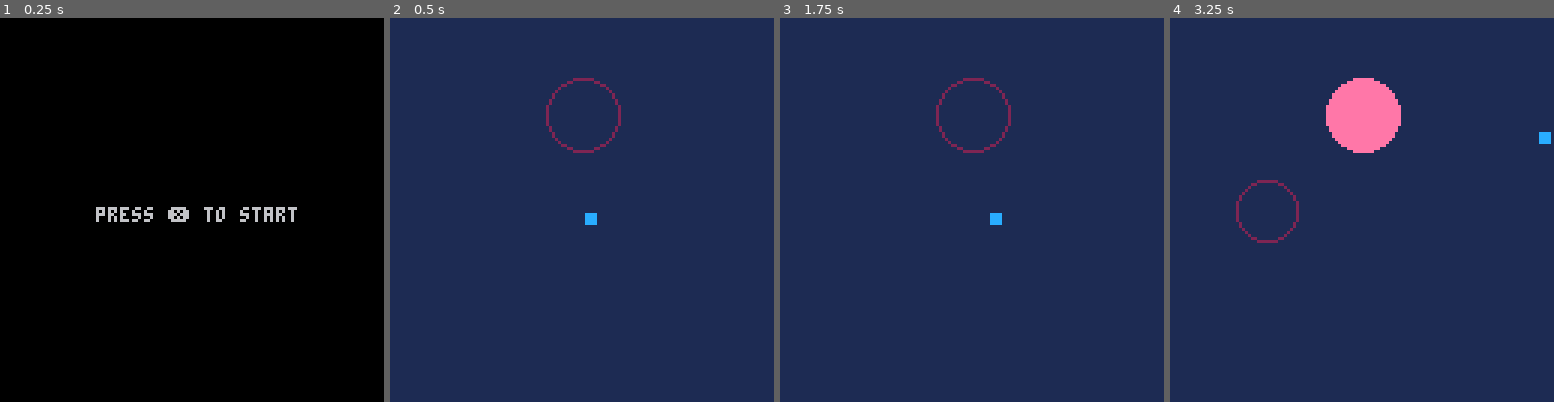
Above: before the commit, frames 1-4 (left to right).
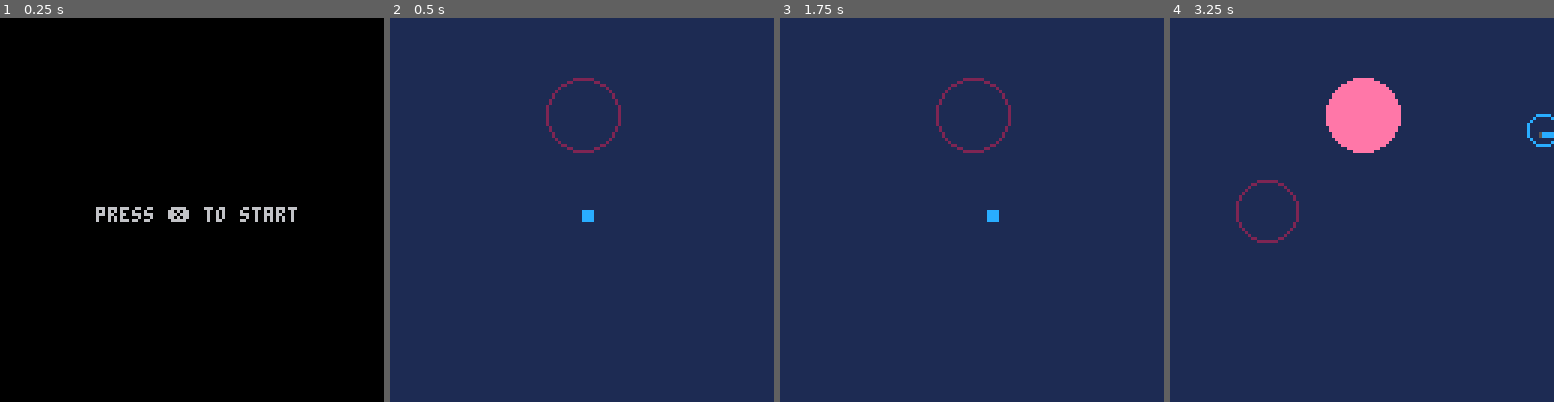
Above: after the commit, the same moments.

Repository: kastlev/tiny-shapes-and-beats
Game: PICO-8 cartridge tiny_beats_and_shapes.p8
Same seed, same stepped clock (60 frames per second), same inputs: the game is played once before the commit and once after it.
Inputs:
- Up to frame 1 (0.25 s): no input
- Up to frame 2 (0.5 s): tap X (X key) at 0.33 s
- Up to frame 3 (1.75 s): tap O (Z key) at 0.7, 1.7 s; tap X (X key) at 1.07 s; hold Right from 1.6 s (still down)
- Up to frame 4 (3.25 s): tap X (X key) at 1.85, 2.97 s; release Right at 2.1 s; tap O (Z key) at 2.1, 2.5, 2.9 s; hold Up 2.15-2.42 s; hold Right 2.47-3.03 s; hold Left from 3.08 s (still down)

Frame 1 is identical in both runs. In frame 2, less than 0.1% of the frame differs, in the area x 50-54%, y 50-54%; in frame 3, less than 0.1%; in frame 4, 0.2%, in the area x 92-100%, y 25-34%.

Commit message:
improves player feel

Diff:
--- a/src/enemies.lua
+++ b/src/enemies.lua
@@ -7,8 +7,18 @@
     [EK_CIRCLE] = { draw = function(e) circfill(e.x, e.y, e.tam, e.color) end },
     [EK_RING] = { draw = function(e) circ(e.x, e.y, e.tam, e.color) end },
     [EK_SQUARE] = { draw = function(e) rectfill(e.x - e.tam, e.y - e.tam, e.x + e.tam, e.y + e.tam, e.color) end },
-    [EK_LINE] = { draw = function(e) rectfill(e.x - e.len / 2, e.y - e.tam, e.x + e.len / 2, e.y + e.tam, e.color) end },
-    [EK_WARN] = { draw = function(e) circ(e.x, e.y, e.tam, C_DARK_PINK) end },
+    [EK_LINE] = {
+        draw = function(e)
+            local dx = cos(e.ang) * e.len
+            local dy = sin(e.ang) * e.len
+            local x2, y2 = e.x + dx, e.y + dy
+
+            local px, py = -sin(e.ang), cos(e.ang)
+            for t = -e.tam, e.tam do
+                line(e.x + px * t, e.y + py * t, x2 + px * t, y2 + py * t, e.color)
+            end
+        end
+    }, [EK_WARN] = { draw = function(e) circ(e.x, e.y, e.tam, e.color) end },
     [EK_BULLET] = { draw = function(e) pset(e.x, e.y, e.color) end }
 }
 
@@ -20,29 +30,33 @@
 function spawn_enemy(kind, x, y, params)
     params = params or {}
 
+    -- 'max_tam' se acepta como alias de tamaño estático cuando no hay grow
+    local size_alias = params.size or params.max_tam
+
     local e = {
         kind = kind,
 
         x = x,
         y = y,
 
-        tam = params.start_size or params.size or 2,
-        max_tam = params.end_size or params.size or 12,
+        tam = params.start_size or size_alias or 2,
+        max_tam = params.end_size or size_alias or 12,
 
         grow = params.grow or false,
+        growth_rate = params.growth_rate or 0.2,
+        duration_frames = params.duration_frames or 30,
+        color = params.color or C_PINK,
 
-        growth_rate = params.growth_rate or 0.2,
-
-        duration_frames = params.duration_frames or 30,
-
-        color = params.color or C_PINK,
+        -- linea / laser
+        len = params.len or 8,
+        ang = params.ang or 0,
+        ang_vel = params.ang_vel or 0,
 
         age = 0,
         alive = true
     }
 
     add(enemies, e)
-
     return e
 end
 
@@ -54,13 +68,17 @@
         if e.vx then e.x += e.vx end
         if e.vy then e.y += e.vy end
 
+        -- rotacion (laser / barra giratoria)
+        if e.ang_vel and e.ang_vel != 0 then
+            e.ang += e.ang_vel
+        end
+
         -- crecimiento
         if e.grow then
             e.tam = min(
                 e.max_tam,
                 e.tam + e.growth_rate
             )
-
         end
         -- muerte por tiempo o por salir de pantalla
         local out = e.x < -8 or e.x > 136 or e.y < -8 or e.y > 136
--- a/src/enums.lua
+++ b/src/enums.lua
@@ -1,10 +1,3 @@
--- ============================
--- enums / named constants
--- pico-8 no tiene un tipo enum real,
--- usamos tablas de constantes con nombre
--- en vez de strings/numeros magicos
--- ============================
-
 -- enemy shape kinds (keys into enemy_types)
 EK_CIRCLE = "circle"
 EK_RING = "ring"
@@ -33,5 +26,17 @@
 
 --  dash parameters
 DASH_EXPLOSION_RADIUS = 6
-DASH_REMAP_FROM = C_DARK_BLUE -- color 1, se remapea durante el dash diagonal
-DASH_REMAP_TO = C_BLUE -- color 12
+DASH_TRAIL_COLOR = 5
+DASH_TRAIL_OFFSET = 1
+
+-- combat / feedback params
+HITSTOP_FRAMES = 2
+SHAKE_DURATION = 8
+SHAKE_MAGNITUDE = 2
+
+function trigger_hit_juice()
+	hitstop_timer = HITSTOP_FRAMES
+	shake_timer = SHAKE_DURATION
+	p.flash_damage_timer = p.flash_damage_timer_max
+	sfx(1)
+end
--- a/src/levels.lua
+++ b/src/levels.lua
@@ -19,7 +19,6 @@
   wait_frames(30)
 end
 function level_1()
-
   -- =========================
   -- INTRO: lectura del jugador
   -- =========================
@@ -82,5 +81,5 @@
   spawn_warned_circle(64, 64, 35, { max_tam = 16, grow = false })
 
   wait_for_clear()
-
+  spawn_warned_laser(64, 64, 30, { ang = 0.25, ang_vel = 0.01, duration_frames = 90, len = 90 })
 end
--- a/src/main.lua
+++ b/src/main.lua
@@ -1,48 +1,20 @@
--- ============================
--- init
--- ============================
+-- tiny beats and shapes (an just shapes and beats demake)
+-- by Frank C.
+
 function _init()
-	-- start in the menu
+	-- scene management
 	_update = menu_update
 	_draw = menu_draw
 
-	-- player
-	p = {
-		hp = 4,
-		-- position and movement
-		x = 63,
-		y = 63,
-		acc = 0.9,
-		friction = 0.8,
-		dx = 0,
-		dy = 0,
-		max_dx = 2.5,
-		max_dy = 2.5,
-		-- sprite and drawing
-		sp = 0, -- sprite index
-		flip_x = false,
-		flip_y = false,
-		scl_x = 1,
-		scl_y = 1,
-		w = 4,
-		h = 4,
-		-- dash
-		dash_timer_max = 8,
-		dash_timer = 0,
-		dash_force_max = 4,
-		dash_force = 0,
-		dash_cooldown_max = 20,
-		dash_cooldown_timer = 0,
-		dash_explosion_x = 0,
-		dash_explosion_y = 0,
-		-- state
-		is_diagonal = false,
-		is_dashing = false,
-		is_invulnerable = false,
-		is_stunned = false,
-		is_dead = false
-	}
+	-- init
+	player_init()
 
+	-- timers
+	hitstop_timer = 0
+	shake_timer = 0
+
+	-- level
+	bg_color = C_DARK_BLUE
 	start_pattern(level_1)
 end
 -- ============================
@@ -56,6 +28,11 @@
 end
 
 function game_update()
+	if hitstop_timer > 0 then
+		hitstop_timer -= 1
+		return
+	end
+
 	player_update()
 	update_enemies()
 	update_patterns()
@@ -69,15 +46,62 @@
 	local msg = "press ❎ to start"
 	print(msg, 64 - (#msg * 2), 63)
 end
--- pico-8 default palette, named
 
 function game_draw()
-	cls(C_DARK_BLUE)
+	if shake_timer > 0 then
+		camera(rnd(SHAKE_MAGNITUDE * 2) - SHAKE_MAGNITUDE, rnd(SHAKE_MAGNITUDE * 2) - SHAKE_MAGNITUDE)
+		shake_timer -= 1
+	else
+		camera(0, 0)
+	end
+
+	if p.flash_damage_timer > 0 then
+		pal(C_BLACK, C_BLACK + 128,1)
+		pal(C_DARK_BLUE, C_DARK_BLUE + 128,1)
+		pal(C_DARK_PINK, C_DARK_PINK + 128,1)
+		pal(C_DARK_GREEN, C_DARK_GREEN + 128,1)
+		pal(C_BROWN, C_BROWN + 128,1)
+		pal(C_DARK_GRAY, C_DARK_GRAY + 128,1)
+		pal(C_LIGHT_GRAY, C_LIGHT_GRAY + 128,1)
+		pal(C_WHITE, C_WHITE + 128,1)
+		pal(C_RED, C_RED + 128,1)
+		pal(C_ORANGE, C_ORANGE + 128,1)
+		pal(C_YELLOW, C_YELLOW + 128,1)
+		pal(C_GREEN, C_GREEN + 128,1)
+		pal(C_BLUE, C_BLUE + 128,1)
+		pal(C_LAVENDER, C_LAVENDER + 128,1)
+		pal(C_PINK, C_RED + 128,1)
+		pal(C_PEACH, C_PEACH + 128,1)
+		-- pal({[0]=128,129,130,131,132,133,134,135,136,137,138,139,140,141,142,143}, 1)
+	else
+		pal()
+	end
+
+	-- flash damage background color
+	if p.flash_damage_timer > 0 then
+		if p.flash_damage_timer_max - p.flash_damage_timer >= 0 then
+			bg_color = C_DARK_PINK
+		end
+		if p.flash_damage_timer_max - p.flash_damage_timer >= 4 then
+			bg_color = C_LAVENDER
+		end
+	else
+		bg_color = C_DARK_BLUE
+	end
+
+	cls(bg_color)
+	draw_enemies()
 	player_draw()
-	draw_enemies()
 
-	-- assume light blue is color 12, pink is color 14
-	if pget(p.x + p.w / 2, p.y + p.h / 2) == C_PINK then
-		print("pink collision!")
+	-- debug: check for pink collision
+	local offset = 1
+	local px, py = flr(p.x), flr(p.y)
+	local hit_left = pget(px - offset, py + p.h / 2) == C_PINK
+	local hit_right = pget(px + p.w + offset, py + p.h / 2) == C_PINK
+	local hit_top = pget(px + p.w / 2, py - offset) == C_PINK
+	local hit_bot = pget(px + p.w / 2, py + p.h + offset) == C_PINK
+
+	if hit_left or hit_right or hit_top or hit_bot then
+		print("pink collision! l:" .. (hit_left and 1 or 0) .. " r:" .. (hit_right and 1 or 0) .. " t:" .. (hit_top and 1 or 0) .. " b:" .. (hit_bot and 1 or 0), 0, 0, C_WHITE)
 	end
 end
--- a/src/patterns.lua
+++ b/src/patterns.lua
@@ -66,12 +66,13 @@
         growth_rate = max_tam / warn_frames
     end
 
-    local warn = spawn_enemy(EK_WARN,x,y,{
+      local warn = spawn_enemy(EK_WARN,x,y,{
         start_size = grow and 0 or max_tam,
         end_size = max_tam,
         grow = grow,
         growth_rate = growth_rate,
-        duration_frames = warn_frames
+        duration_frames = warn_frames,
+        color = params.warn_color or C_DARK_PINK
     })
 
     wait_for_enemy(warn)
@@ -109,3 +110,26 @@
 
     spawn_burst(x, y, count, params)
 end
+
+function spawn_warned_laser(x, y, warn_frames, params)
+    params = params or {}
+
+    local warn = spawn_enemy(EK_WARN, x, y, {
+        end_size = 8,
+        grow = true,
+        growth_rate = 8 / warn_frames,
+        duration_frames = warn_frames,
+        color = params.warn_color or C_DARK_PINK
+    })
+
+    wait_for_enemy(warn)
+
+    return spawn_enemy(EK_LINE, x, y, {
+        size = params.tam or 1,
+        len = params.len or 100,
+        ang = params.ang or 0,
+        ang_vel = params.ang_vel or 0,
+        duration_frames = params.duration_frames or 60,
+        color = params.color or C_PINK
+    })
+end
--- a/src/player.lua
+++ b/src/player.lua
@@ -1,10 +1,69 @@
--- ============================
--- player update
--- ============================
+function player_init()
+	p = {
+		hp = 4,
+		-- position and movement
+		x = 63,
+		y = 63,
+		input_x = 0,
+		input_y = 0,
+		acc = 0.9,
+		friction = 0.8,
+		dx = 0,
+		dy = 0,
+		max_dx = 2.5,
+		max_dy = 2.5,
+		-- sprite and drawing
+		sp = 0, -- sprite index
+		flip_x = false,
+		flip_y = false,
+		scl_x = 1,
+		scl_y = 1,
+		w = 4,
+		h = 4,
+		-- dash
+		dash_dir_x = 0,
+		dash_dir_y = 0,
+		dash_timer_max = 8,
+		dash_timer = 0,
+		dash_force_max = 4,
+		dash_force = 0,
+		dash_cooldown_max = 16, -- 20 defalult
+		dash_cooldown_timer = 0,
+		dash_explosion_x = 0,
+		dash_explosion_y = 0,
+		dash_buffer_timer = 0,
+		dash_buffer_max = 7,
+		last_input_x = 0,
+		last_input_y = 0,
+		last_input_timer = 0,
+		last_input_max = 5,
+		-- state
+		is_diagonal = false,
+		is_dashing = false,
+		is_invulnerable = false,
+		is_stunned = false,
+		is_dead = false,
+		--  timers
+		hit_iframes_timer = 0,
+		hit_iframes_timer_max = 40,
+		flash_damage_timer = 0,
+		flash_damage_timer_max = 8
+	}
+end
+
 function player_update()
 	-- normalized input
 	local dx = (btn(➡️) and 1 or 0) - (btn(⬅️) and 1 or 0)
 	local dy = (btn(⬇️) and 1 or 0) - (btn(⬆️) and 1 or 0)
+
+	p.input_x = dx
+	p.input_y = dy
+
+	if dx != 0 or dy != 0 then
+		p.last_input_x = dx
+		p.last_input_y = dy
+		p.last_input_timer = p.last_input_max
+	end
 
 	-- if moving
 	if dx != 0 or dy != 0 then
@@ -25,22 +84,38 @@
 	-- dash
 	p.is_dashing = p.dash_timer > 0
 
-	if btnp(❎) and p.dash_cooldown_timer <= 0 then
-		local ix = (btn(➡️) and 1 or 0) - (btn(⬅️) and 1 or 0)
-		local iy = (btn(⬇️) and 1 or 0) - (btn(⬆️) and 1 or 0)
-
+	if btnp(❎) then
+		p.dash_buffer_timer = p.dash_buffer_max
+	end
+
+	-- try to dash
+	if p.dash_buffer_timer > 0 and p.dash_cooldown_timer <= 0 and not p.is_dashing then
+		local ix = p.input_x
+		local iy = p.input_y
+
+		-- use last input if no current input
+		if ix == 0 and iy == 0 and p.last_input_timer > 0 then
+			ix = p.last_input_x
+			iy = p.last_input_y
+		end
+
+		--  if we have a direction, start the dash
 		if ix != 0 or iy != 0 then
+			sfx(0)
 			local len = sqrt(ix * ix + iy * iy)
+
 			p.dash_dir_x = ix / len
 			p.dash_dir_y = iy / len
+
 			p.dash_timer = p.dash_timer_max
 			p.dash_force = p.dash_force_max
 			p.dash_cooldown_timer = p.dash_cooldown_max
-		end
-
-		-- store position before the dash, used by the explosion fx
-		p.dash_explosion_x = p.x + p.w / 2
-		p.dash_explosion_y = p.y + p.h / 2
+
+			p.dash_explosion_x = p.x + p.w / 2
+			p.dash_explosion_y = p.y + p.h / 2
+
+			p.dash_buffer_timer = 0
+		end
 	end
 
 	-- while dashing, apply a soft impulse
@@ -64,103 +139,123 @@
 	p.dx = mid(-p.max_dx, p.dx, p.max_dx)
 	p.dy = mid(-p.max_dy, p.dy, p.max_dy)
 
-	-- reduce dash cooldown
+	p.is_invulnerable = p.is_dashing or p.hit_iframes_timer > 0
+
+	-- stun
+	if not p.is_invulnerable then
+		local offset = 1
+		local px, py = flr(p.x), flr(p.y)
+
+		local hit_left = pget(px - offset, py + p.h / 2) == C_PINK
+		local hit_right = pget(px + p.w + offset, py + p.h / 2) == C_PINK
+		local hit_top = pget(px + p.w / 2, py - offset) == C_PINK
+		local hit_bot = pget(px + p.w / 2, py + p.h + offset) == C_PINK
+
+		local force = 7.5
+		if hit_left then p.dx = force end
+		if hit_right then p.dx = -force end
+		if hit_top then p.dy = force end
+		if hit_bot then p.dy = -force end
+
+		if hit_left or hit_right or hit_top or hit_bot then
+			p.is_stunned = true
+			p.hit_iframes_timer = p.hit_iframes_timer_max
+			p.hp -= 1
+
+			if p.hp <= 0 then
+				p.is_dead = true
+			end
+
+			trigger_hit_juice()
+		end
+	end
+
 	if p.dash_cooldown_timer > 0 then
 		p.dash_cooldown_timer -= 1
 	end
-	-- reset invulnerability after dash
-	p.is_invulnerable = false
-
-	if not p.is_dashing and not p.is_invulnerable then
-		local offset = 1
-		local px, py = flr(p.x), flr(p.y)
-
-		local hit_left  = pget(px - offset,       py + p.h / 2) == C_PINK
-		local hit_right = pget(px + p.w + offset, py + p.h / 2) == C_PINK
-		local hit_top   = pget(px + p.w / 2,      py - offset)  == C_PINK
-		local hit_bot   = pget(px + p.w / 2,      py + p.h + offset) == C_PINK
-
-		local force = 7.5
-		if hit_left  then p.dx =  force end
-		if hit_right then p.dx = -force end
-		if hit_top   then p.dy =  force end
-		if hit_bot   then p.dy = -force end
-
-		if hit_left or hit_right or hit_top or hit_bot then
-			p.is_stunned     = true
-			p.is_invulnerable = true
-			p.hp = p.hp - 1
-		end
+
+	if p.hit_iframes_timer > 0 then
+		p.hit_iframes_timer -= 1
+	end
+
+	if p.flash_damage_timer > 0 then
+		p.flash_damage_timer -= 1
+	end
+
+	if p.dash_buffer_timer > 0 then
+		p.dash_buffer_timer -= 1
+	end
+
+	if p.last_input_timer > 0 then
+		p.last_input_timer -= 1
+	else
+		p.last_input_x = 0
+		p.last_input_y = 0
 	end
 end
 
--- ============================
--- player draw
--- ============================
 function player_draw()
-	local ix = (btn(➡️) and 1 or 0) - (btn(⬅️) and 1 or 0)
-	local iy = (btn(⬇️) and 1 or 0) - (btn(⬆️) and 1 or 0)
-
-	p.is_diagonal = (ix != 0 and iy != 0)
-
-	if p.is_diagonal then
-		-- flip sprite on diagonal
-		if (iy == -1 and ix == 1) or (iy == 1 and ix == -1) then
-			p.flip_x = true
-		else
-			p.flip_x = false
-		end
-
-		p.sp = 2
-		p.scl_y = .7
-		p.scl_x = .7
+	p.flip_x = p.dx < 0
+	p.flip_y = p.dy < 0
+
+	local is_diagonal = p.input_x != 0 and p.input_y != 0
+
+	if p.is_dashing then
+		if abs(p.dash_dir_x) > 0 then
+			p.sp = 2 -- sprite estirado horizontal
+		elseif abs(p.dash_dir_y) > 0 then
+			p.sp = 3 -- sprite estirado vertical
+		end
+		if is_diagonal then
+			p.sp = 0 -- sprite estirado diagonal
+		end
+
+		-- dash explosion effect
+		local r = DASH_EXPLOSION_RADIUS - p.dash_timer - 1
+
+		if r > 0 then
+			local ex = p.dash_explosion_x - 1
+			local ey = p.dash_explosion_y - 1
+
+			if p.dash_timer > 1 then
+				circfill(ex, ey, r, C_BLUE)
+			else
+				circ(ex, ey, r, C_BLUE)
+			end
+		end
+		-- dash trail: yellow echo of the sprite, offset behind the dash direction
+		local trail_x = p.x - p.dash_dir_x * DASH_TRAIL_OFFSET
+		local trail_y = p.y - p.dash_dir_y * DASH_TRAIL_OFFSET
+
+		for i = 0, 15 do
+			pal(i, DASH_TRAIL_COLOR, 0)
+		end
+		spr(p.sp, trail_x - 1, trail_y - 1, 1, 1, p.flip_x, p.flip_y)
+		pal(0)
 	else
-		p.sp = 0
-		p.scl_y = .8
-		p.scl_x = .8
-	end
-
-	if not p.is_diagonal then
-		pal()
-	end
-
-	if p.dash_timer > 0 then
-		if p.is_diagonal then
-			pal(DASH_REMAP_FROM, DASH_REMAP_TO, 0)
-		end
-
-		if not p.is_diagonal then
-			if ix == 1 then
-				p.scl_x = 1.2
-				p.flip_x = false
-			elseif ix == -1 then
-				p.scl_x = 1.2
-				p.flip_x = true
-			else
-				p.flip_x = false
-			end
-
-			if iy == 1 then
-				p.scl_y = 1.2
-				p.flip_y = false
-			elseif iy == -1 then
-				p.scl_y = 1.2
-				p.flip_y = true
-			else
-				p.flip_y = false
-			end
-		end
-
-		local r = DASH_EXPLOSION_RADIUS - p.dash_timer - 1
-
-		if p.dash_timer > 1 then
-			circfill(p.dash_explosion_x, p.dash_explosion_y, r, C_BLUE)
-		else
-			circ(p.dash_explosion_x, p.dash_explosion_y, r, C_BLUE)
-		end
-	else
-		pal()
-	end
-
-	spr(p.sp, p.x, p.y, p.scl_x, p.scl_y, p.flip_x, p.flip_y)
+		p.sp = 1 -- sprite normal
+
+		-- diagonal stretch
+		if is_diagonal then
+			p.sp = 4
+		end
+	end
+	local flicker = false
+	if p.hit_iframes_timer > 0 then
+		local t = p.hit_iframes_timer / p.hit_iframes_timer_max
+		local max_interval = 4
+		local iframe_flicker_interval = max(1, flr(max_interval * t))
+
+		flicker = (p.hit_iframes_timer \ iframe_flicker_interval) % 2 == 0
+		if flicker then
+			pal(C_BLUE, C_DARK_PINK, 0)
+		end
+	end
+
+	-- draw player sprite
+	spr(p.sp, p.x - 1, p.y - 1, 1, 1, p.flip_x, p.flip_y)
+
+	if flicker then
+		pal(0)
+	end
 end
--- a/tiny_beats_and_shapes.p8
+++ b/tiny_beats_and_shapes.p8
@@ -12,13 +12,12 @@
 
 __gfx__
 00000000000000000000000000000000000000000000000000000000000000000000000000000000000000000000000000000000000000000000000000000000
-000000000000000000c0000000000000000000000000000000000000000000000000000000000000000000000000000000000000000000000000000000000000
-00cccccc800000000ccc000000000000000000000000000000000000000000000000000000000000000000000000000000000000000000000000000000000000
-00cccccc8000000000ccc00000000000000000000000000000000000000000000000000000000000000000000000000000000000000000000000000000000000
-00cccccc80000000000c1c0000000000000000000000000000000000000000000000000000000000000000000000000000000000000000000000000000000000
-00cccccc800000660000cc1000000000000000000000000000000000000000000000000000000000000000000000000000000000000000000000000000000000
-00aaaaaaa00000660000010000000000000000000000000000000000000000000000000000000000000000000000000000000000000000000000000000000000
-00aaaaaaa00000000000000000000000000000000000000000000000000000000000000000000000000000000000000000000000000000000000000000000000
+00000000000000000000000000000000000000000000000000000000000000000000000000000000000000000000000000000000000000000000000000000000
+00cc000000cccc0000000000000cc0000000c0000000000000000000000000000000000000000000000000000000000000000000000000000000000000000000
+00ccc00000cccc0000cccc00000cc000000ccc000000000000000000000000000000000000000000000000000000000000000000000000000000000000000000
+000ccc0000cccc0000cccc00000cc00000ccccc00000000000000000000000000000000000000000000000000000000000000000000000000000000000000000
+0000ccc000cccc0000000000000cc000000ccc000000000000000000000000000000000000000000000000000000000000000000000000000000000000000000
+00000c000000000000000000000000000000c0000000000000000000000000000000000000000000000000000000000000000000000000000000000000000000
 
 
 
Not shown, changed: the thumbnail (__label__) section of tiny_beats_and_shapes.p8
Not shown, changed: the sound effects (__sfx__) section of tiny_beats_and_shapes.p8
Not shown, changed: README.md
